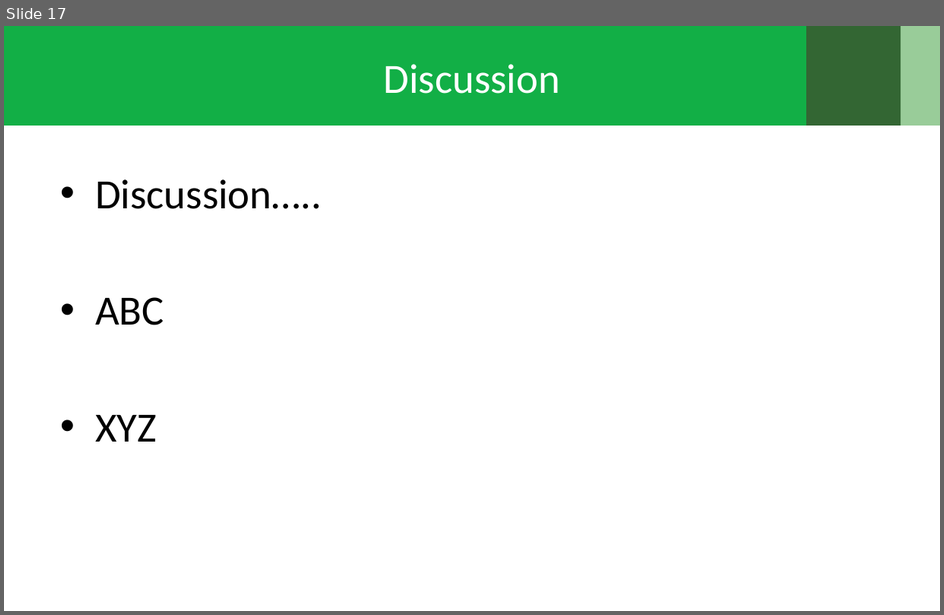
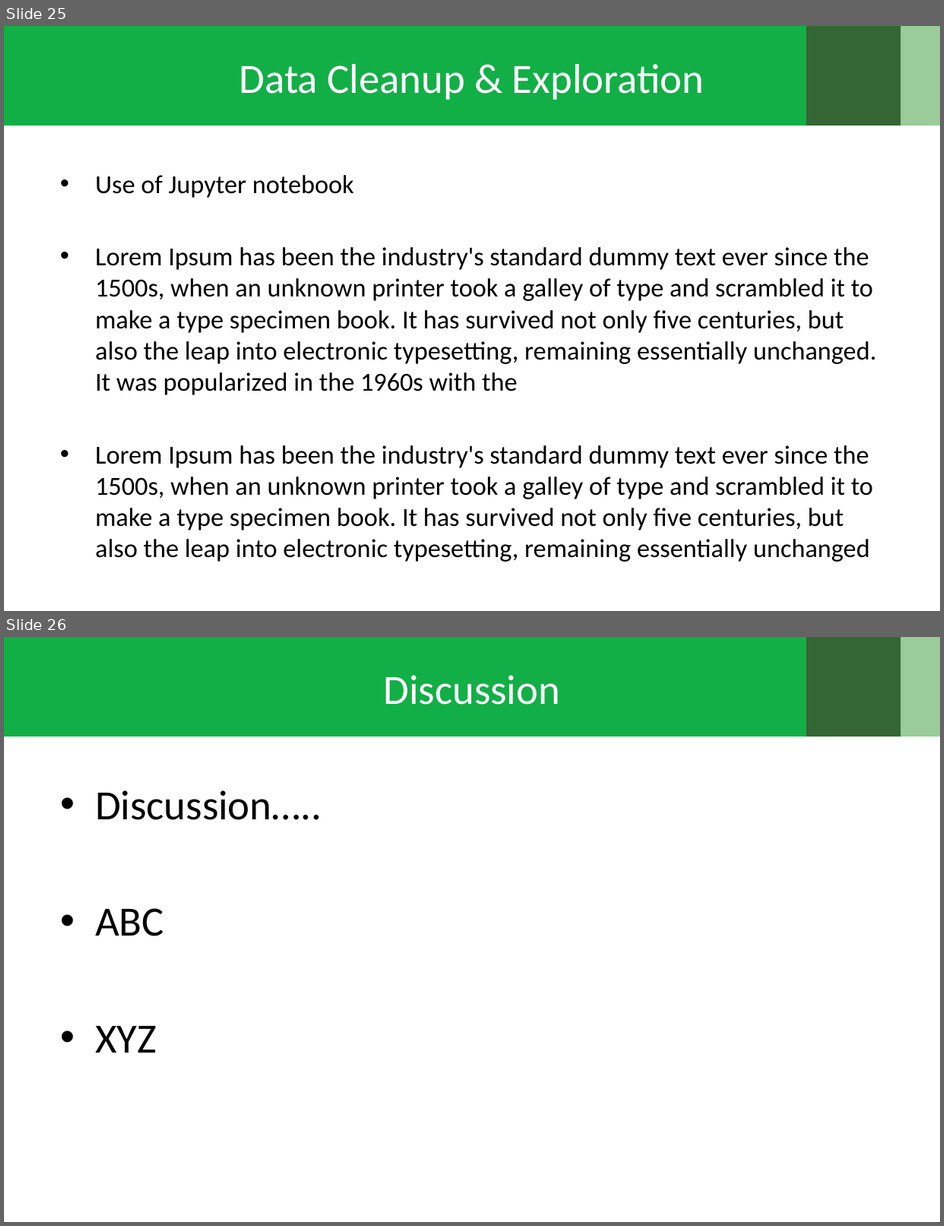
Before and after one commit to khosenag03/RICHdataGroupProject, a slide deck: The True Meaning behind Decision Day.pptx. Shown one above the other, each under a label of ours: slide 17 before the commit, slides 25 and 26 after it. The pictures are 944x615 and 944x1226 pixels, drawn with LibreOffice and Linux fonts; fonts in the diff are those of the drawing; background and template pictures are left out. Boxes give left, top, right and bottom in pixels: in the first picture for what was removed or moved away, otherwise in the second. Text is boxed around its words. In the diff, an @@ line names an element or a change of style, - is before the commit and + after.

```diff
--- a/The True Meaning behind Decision Day.pptx
+++ b/The True Meaning behind Decision Day.pptx
@@ slide 25 added at box(4, 26, 940, 611), background picture (left out); not listed: 3 template elements that a slide beside it also shows @@
@@ title added at box(240, 64, 704, 100), 32 pt, text #FFFFFF @@
+Data Cleanup & Exploration
@@ text added at box(95, 175, 876, 562), 20 pt, text #000000 @@
+• Use of Jupyter notebook
+• Lorem Ipsum has been the industry's standard dummy text ever since the 1500s, when an unknown printer took a galley of type and scrambled it to make a type specimen book. It has survived not only five centuries, but also the leap into electronic typesetting, remaining essentially unchanged. It was popularized in the 1960s with the
+• Lorem Ipsum has been the industry's standard dummy text ever since the 1500s, when an unknown printer took a galley of type and scrambled it to make a type specimen book. It has survived not only five centuries, but also the leap into electronic typesetting, remaining essentially unchanged
@@ what was slide 17 is now slide 26 @@
```
Also in this commit, not shown: 15 slides changed, 8 other slides added.
